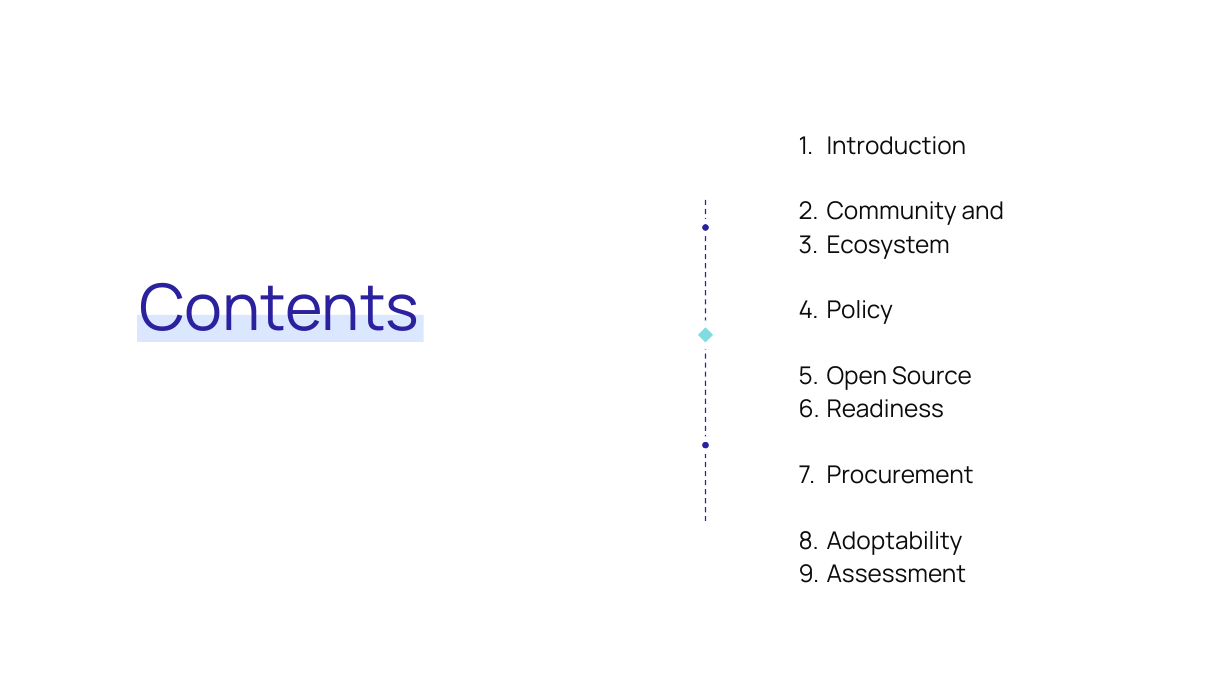
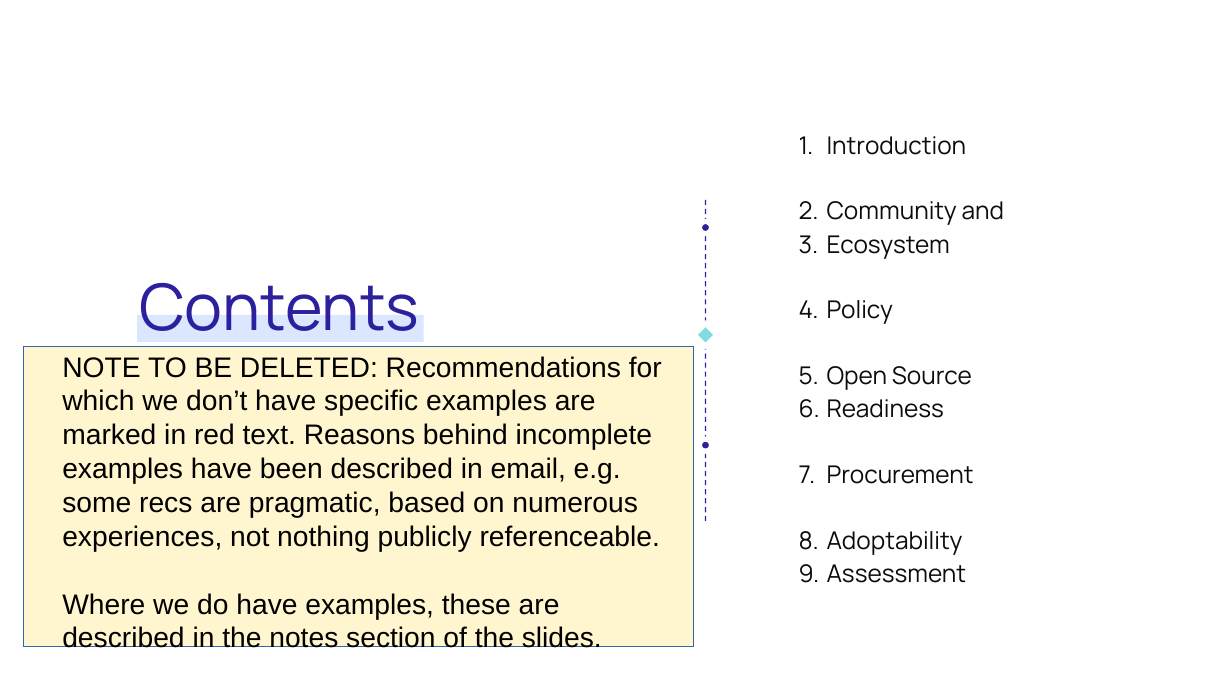
Before and after one commit to unicef/publicgoods-toolkit, a slide deck: slide 2 of dpg-toolkit-overview.odp. Drawn at 1232x693 pixels with LibreOffice and Linux fonts; fonts in the diff are those of the drawing. Boxes give left, top, right and bottom in pixels: in the first picture for what was removed or moved away, otherwise in the second. Text is boxed around its words. In the diff, an @@ line names an element or a change of style, - is before the commit and + after.

```diff
--- a/dpg-toolkit-overview.odp
+++ b/dpg-toolkit-overview.odp
@@ rectangle added at (23, 347, 693, 647), fill #FFF5CE, outline #3465A4 0 pt @@
@@ text added at (62, 356, 662, 653), 44 pt, text #000000 @@
+NOTE TO BE DELETED: Recommendations for which we don’t have specific examples are marked in red text. Reasons behind incomplete examples have been described in email, e.g. some recs are pragmatic, based on numerous experiences, not nothing publicly referenceable.
+Where we do have examples, these are described in the notes section of the slides.
```
Also in this commit, not shown: 7 other slides changed, 1 other file.
